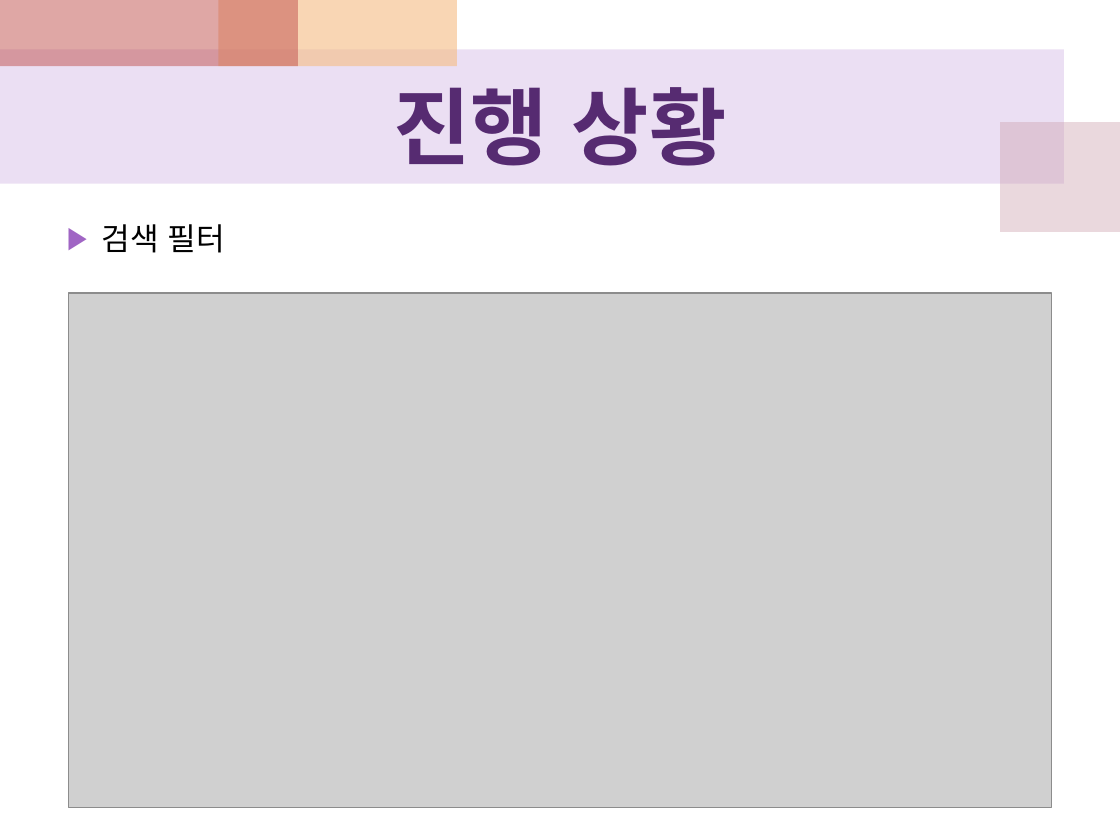
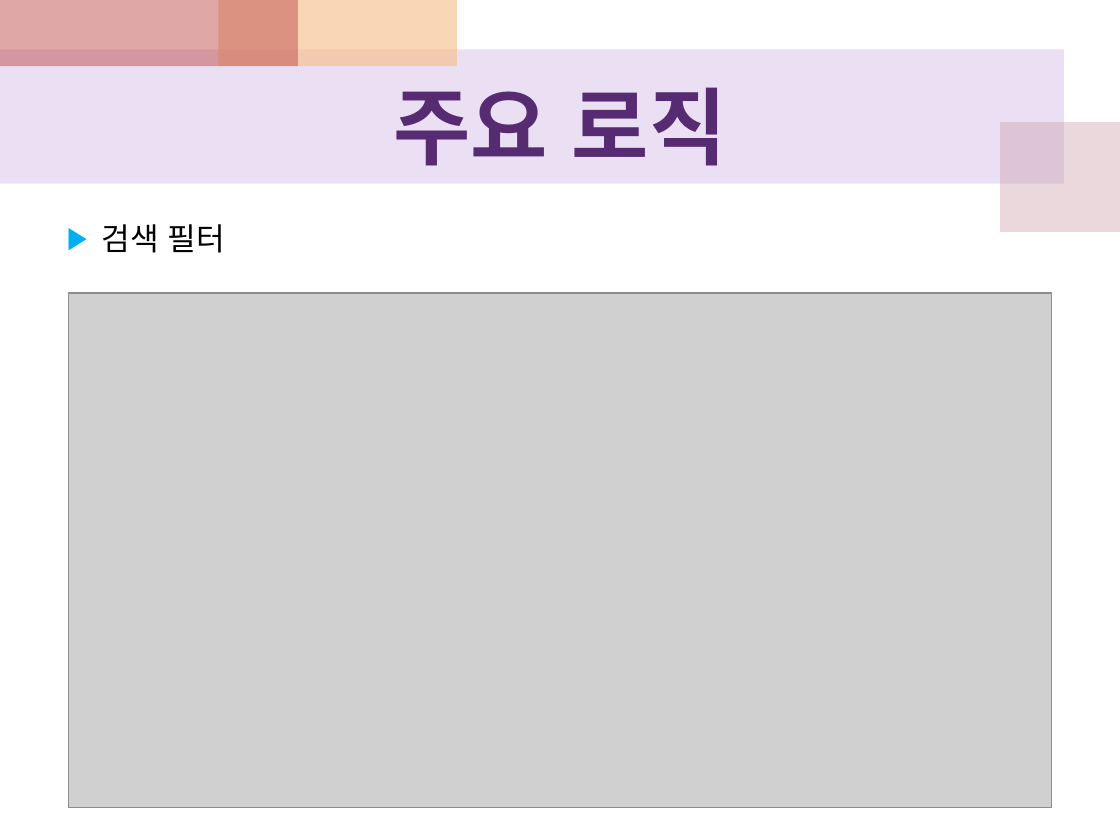
Before and after one commit to JunhyeokKim/javarajob, a slide deck: slide 16 of WebContent/doc/term04(6.1~6.30)/[6조]_term04_170706_javarajob_final.pptx (slide 9 before the commit). Drawn at 1120x840 pixels with LibreOffice and Linux fonts; fonts in the diff are those of the drawing; grey boxes stand for pictures. Boxes give left, top, right and bottom in pixels: in the first picture for what was removed or moved away, otherwise in the second. Text is boxed around its words. In the diff, an @@ line names an element or a change of style, - is before the commit and + after.

```diff
--- a/WebContent/doc/term04(6.1~6.30)/[6조]_term04_170706_javarajob_final.pptx
+++ b/WebContent/doc/term04(6.1~6.30)/[6조]_term04_170706_javarajob_final.pptx
@@ title at box(394, 87, 727, 166): text changed @@
-진행 상황
+주요 로직
@@ text "검색 필터" at box(102, 224, 225, 253): bullet colour #A065C4 to #00B0F0 @@
```
Also in this commit, not shown: 9 other slides changed, 12 slides added, 2 slides removed, 30 other files.
